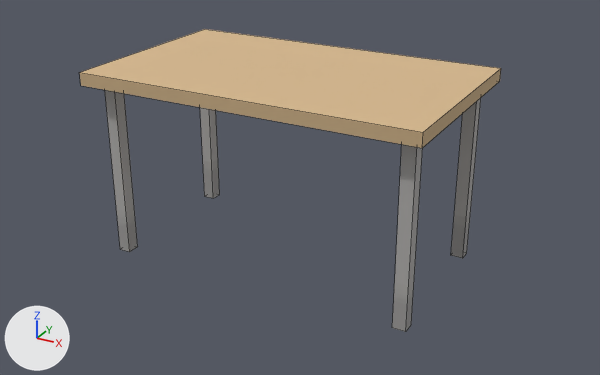
One commit to the FBX model Assets/06.Modeling/Object/Table/Table_Model.fbx: the scene before it, then after it.
Before and after are seen from a 50 mm camera at (3.73, -6.63, 4.05) aimed at (0.11, -0.04, 0.76). Every picture has the same lights, and +X, +Y and +Z are marked at lower left. Mesh edges are drawn as thin lines.

Before the edit, the objects in view are built like this:
```python
me_mesh = bpy.data.meshes.new('Mesh')
me_mesh.from_pydata(...)  # 40 vertices, 25 faces; spans x -67.0..67.0, y -40.0..40.0, z 0.0..75.5
me_mesh.materials.append(mat_material__57)  # picture img_tableuvw_texture_png
ob_box001 = bpy.data.objects.new('Box001', me_mesh)
ob_box001.location = (0.0, 0.0, 0.0)
ob_box001.scale = (0.0254, 0.0254, 0.0254)
```
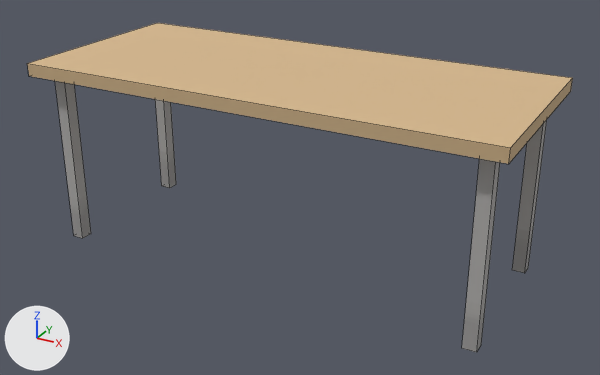
Changed parts and their boxes [x1, y1, x2, y2] in the pictures (600 x 375 px; the box of a moved part takes in the faces that stretch with it):
'Box001', reshaped, rescaled (29% wider, 9% taller)
    before: [79, 29, 501, 332]
    after: [27, 23, 573, 352]
part 1 of me_mesh, moved or reshaped
    before: [200, 107, 220, 198]
    after: [155, 99, 176, 188]
part 2 of me_mesh, moved or reshaped
    before: [105, 90, 138, 252]
    after: [55, 81, 91, 238]
part 3 of me_mesh, moved or reshaped
    before: [451, 98, 481, 258]
    after: [512, 120, 547, 273]
part 4 of me_mesh, moved or reshaped
    before: [392, 145, 422, 332]
    after: [462, 159, 500, 352]

The change, as a list of edits to the scene's bpy script:
```text
Change me_mesh:
    where me_mesh.from_pydata(...)  # 40 vertices, 25 faces; spans x -67.0..67.0, y -40.0..40.0, z 0.0..75.5
    used by ob_box001; location = (0.0, 0.0, 0.0); scale = (0.0254, 0.0254, 0.0254)
    me_mesh part 1: the loose piece of 8 vertices spanning x -62.5..-57.5, y 27.5..32.5, z 0.0..70.5 is scaled about its middle by (0.719, 1, 1), then moved by (-1.1, 0.0, 0.0)
    me_mesh part 2: the loose piece of 8 vertices spanning x -62.5..-57.5, y -32.5..-27.5, z 0.0..70.5 is scaled about its middle by (0.719, 1, 1), then moved by (-1.1, 0.0, 0.0)
    me_mesh part 3: the loose piece of 8 vertices spanning x 57.5..62.5, y 27.5..32.5, z 0.0..70.5 is scaled about its middle by (0.719, 1, 1), then moved by (1.1, 0.0, 0.0)
    me_mesh part 4: the loose piece of 8 vertices spanning x 57.5..62.5, y -32.5..-27.5, z 0.0..70.5 is scaled about its middle by (0.719, 1, 1), then moved by (1.1, 0.0, 0.0)
Change ob_box001:
    ob_box001.scale: (0.0254, 0.0254, 0.0254) -> (0.0353, 0.0254, 0.0254)
```
